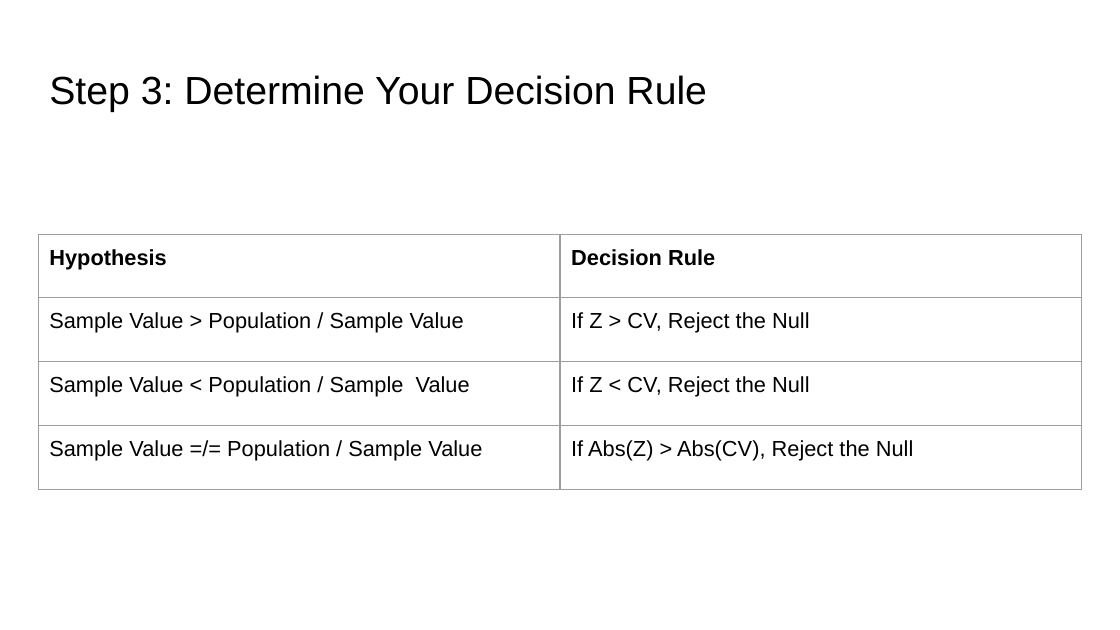
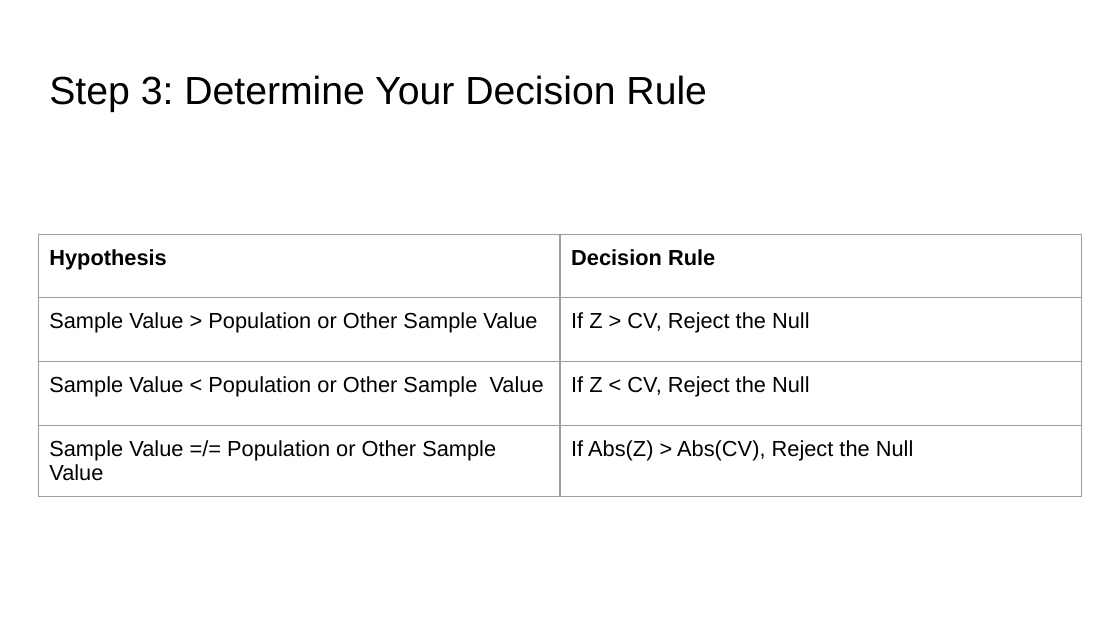
Before and after one commit to rjwrobel86/Python4Statistics, a slide deck: slide 21 of Stuff For Class/Slides/Hypothesis Testing.pptx (slide 18 before the commit). Drawn at 1120x630 pixels with LibreOffice and Linux fonts; fonts in the diff are those of the drawing. Boxes give left, top, right and bottom in pixels: in the first picture for what was removed or moved away, otherwise in the second. Text is boxed around its words. In the diff, an @@ line names an element or a change of style, - is before the commit and + after.

```diff
--- a/Stuff For Class/Slides/Hypothesis Testing.pptx
+++ b/Stuff For Class/Slides/Hypothesis Testing.pptx
@@ table at [38, 234, 1082, 601] @@
-row 2, column 1: Sample Value > Population / Sample Value
+row 2, column 1: Sample Value > Population or Other Sample Value
-row 3, column 1: Sample Value < Population / Sample Value
+row 3, column 1: Sample Value < Population or Other Sample Value
-row 4, column 1: Sample Value =/= Population / Sample Value
+row 4, column 1: Sample Value =/= Population or Other Sample Value
```
Also in this commit, not shown: 12 other slides changed, 19 slides added, 11 slides removed, 32 other files.
